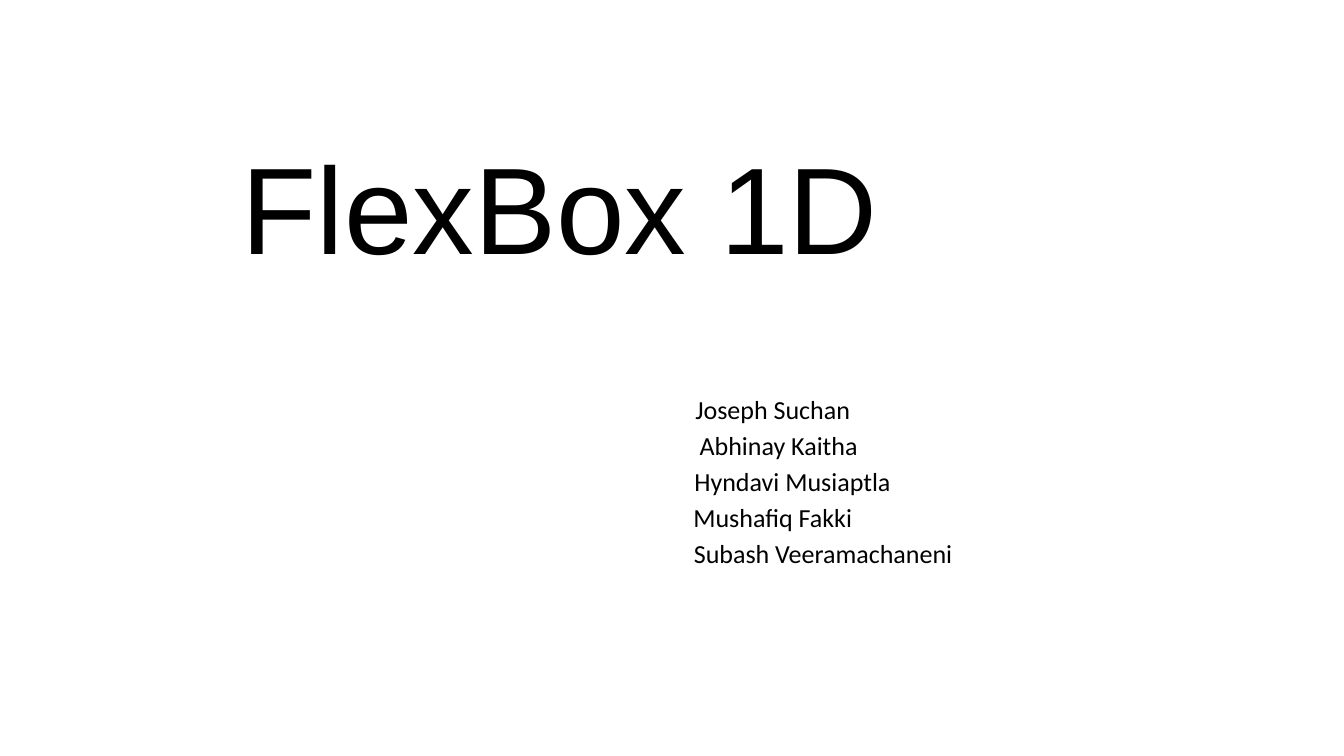
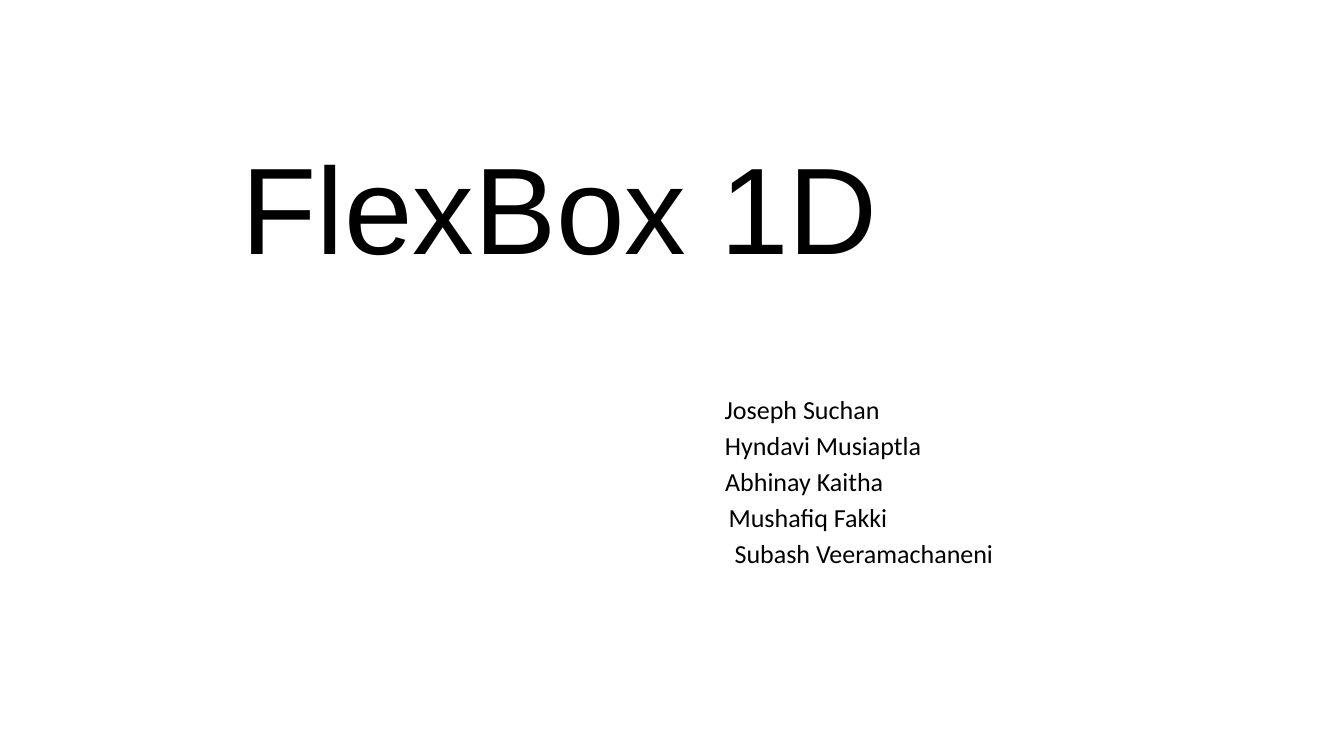
Before and after one commit to joeSuchan/flexboxProject, a slide deck: slide 1 of FlexBox 1D.pptx. Drawn at 1344x756 pixels with LibreOffice and Linux fonts; fonts in the diff are those of the drawing. Boxes give left, top, right and bottom in pixels: in the first picture for what was removed or moved away, otherwise in the second. Text is boxed around its words. In the diff, an @@ line names an element or a change of style, - is before the commit and + after.

```diff
--- a/FlexBox 1D.pptx
+++ b/FlexBox 1D.pptx
@@ subtitle at bbox=[725, 437, 921, 460]: paragraph added @@
+Hyndavi Musiaptla
@@ subtitle at bbox=[694, 473, 890, 496]: paragraph removed @@
-Hyndavi Musiaptla
```
Also in this commit, not shown: 1 other slide changed, 1 other file.
